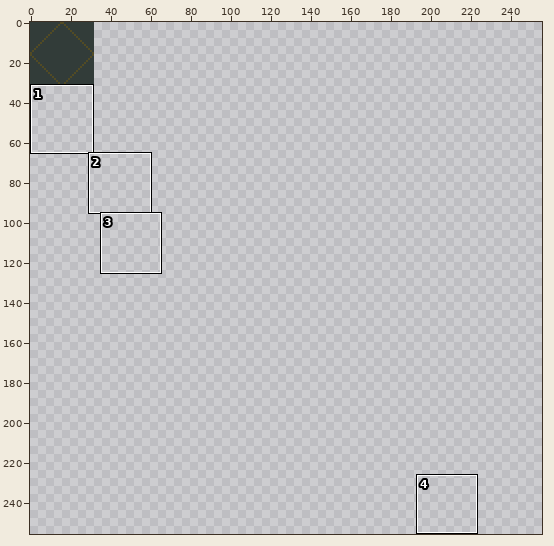
A pixel-art file gets an edit: src/assets/tileset-demo.ase. Above, an overview of the earlier version with the close-up marked.
Close-up. The starting point:
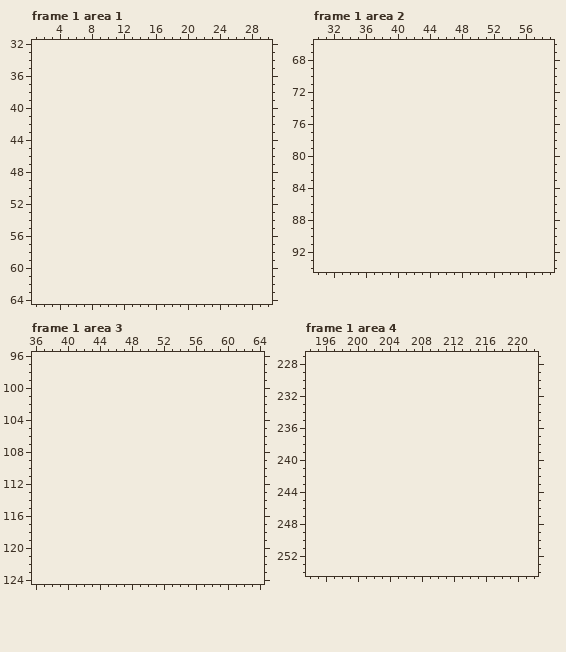
32x32 pixels, 42 frames. Shown: frame 1 area 1: x 1..30, y 32..64; frame 1 area 2: x 30..59, y 66..94; frame 1 area 3: x 36..64, y 96..124; frame 1 area 4: x 194..222, y 227..254. The old version is drawn lined up with the new one, on the new canvas. The commit also changed other frames or places, which this record leaves out.
After the commit:
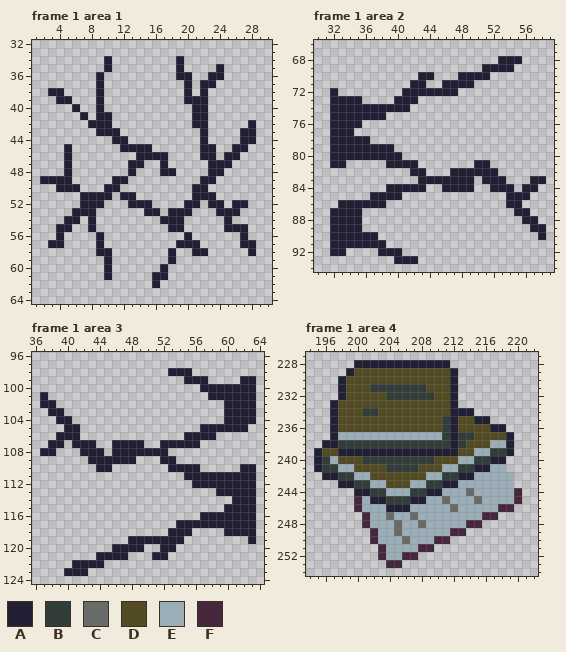
Palette (. is transparent): A #222034  B #323c39  C #696a6a  D #524b24  E #9badb7  F #45283c
Changes in this commit:
canvas 32x32 -> 256x256
--- frame 1 area 1
@@ x 1..30 @@
 33 ..............................
-34 ..............................
-35 ..............................
-36 ..............................
-37 ..............................
-38 ..............................
-39 ..............................
-40 ..............................
-41 ..............................
-42 ..............................
-43 ..............................
-44 ..............................
-45 ..............................
-46 ..............................
-47 ..............................
-48 ..............................
-49 ..............................
-50 ..............................
-51 ..............................
-52 ..............................
-53 ..............................
-54 ..............................
-55 ..............................
-56 ..............................
-57 ..............................
-58 ..............................
-59 ..............................
-60 ..............................
-61 ..............................
-62 ..............................
+34 .........A........A...........
+35 .........A........A....A......
+36 ........A.........AA..AA......
+37 ........A..........A.AA.......
+38 ..AA....A..........A.A........
+39 ...AA...A..........AAA........
+40 .....A..A...........AA........
+41 ......A.AA..........AA........
+42 .......AAA..........AA.....A..
+43 ........AAA..........A....AA..
+44 ..........AA.........A....AA..
+45 ....A......AAAA......AA..AA...
+46 ....A........AAAA....AA.AA....
+47 ....A.......AA..A.....AAA.....
+48 ....A.......A...AA....AA......
+49 .AAAA.....AA.........AA.......
+50 ...AAA...AA.........AA........
+51 ......AAAA.AA.......AAA.......
+52 ......AAA...AAA....AA.AA.AA...
+53 .....AAA......AA.AAA...AAA....
+54 ....AA.A........AAA.....A.....
+55 ...AA..A.........AA.....AAA...
+56 ...A....A..........A......A...
+57 ..AA....A.........AAA.....AA..
+58 ........AA.......A..AA.....A..
+59 .........A.......A............
+60 .........A......A.............
+61 .........A.....AA.............
+62 ...............A..............
 63 ..............................
--- frame 1 area 2
@@ x 30..59 @@
 67 ..............................
-68 ..............................
-69 ..............................
-70 ..............................
-71 ..............................
-72 ..............................
-73 ..............................
-74 ..............................
-75 ..............................
-76 ..............................
-77 ..............................
-78 ..............................
-79 ..............................
-80 ..............................
-81 ..............................
-82 ..............................
-83 ..............................
-84 ..............................
-85 ..............................
-86 ..............................
-87 ..............................
-88 ..............................
-89 ..............................
-90 ..............................
-91 ..............................
-92 ..............................
-93 ..............................
+68 .......................AAA....
+69 .....................AAAA.....
+70 .............AA...AAAA........
+71 ............AA..AAAA..........
+72 ..A........AAAAAAA............
+73 ..AAAA....AAA.................
+74 ..AAAAAAAAAA..................
+75 ..AAAAAAA.....................
+76 ..AAAA........................
+77 ..AAA.........................
+78 ..AAAAA.......................
+79 ..AAAAAAAA....................
+80 ..AAAAAAAAA...................
+81 ..AA.....AAAA.......AA........
+82 ............AA...AAAAAA.......
+83 .............AAAAAAA.AAA...AA.
+84 .........AAAAA..AAAA..AAA.AA..
+85 .......AAAA.............AAA...
+86 ...AAAAAA...............AA....
+87 ..AAAA...................AA...
+88 ..AAAA....................AA..
+89 ..AAAA.....................AA.
+90 ..AAAAAA....................A.
+91 ..AAAAAAA.....................
+92 ..AA....AAA...................
+93 ..........AAA.................
 94 ..............................
--- frame 1 area 3
@@ x 36..64 @@
  97 .............................
- 98 .............................
- 99 .............................
-100 .............................
-101 .............................
-102 .............................
-103 .............................
-104 .............................
-105 .............................
-106 .............................
-107 .............................
-108 .............................
-109 .............................
-110 .............................
-111 .............................
-112 .............................
-113 .............................
-114 .............................
-115 .............................
-116 .............................
-117 .............................
-118 .............................
-119 .............................
-120 .............................
-121 .............................
-122 .............................
-123 .............................
+ 98 .................AAA.........
+ 99 ...................AAA....AA.
+100 .....................AAAAAAA.
+101 .A....................AAAAAA.
+102 .AA.....................AAAA.
+103 ..AA....................AAAA.
+104 ...AA...................AAAA.
+105 ....AA...............AAAAAA..
+106 ...AAA.............AAAA......
+107 ..AA.AAA..AAAA..AAAAA........
+108 .AA...AAA.AAAAAAA............
+109 .......AAAAAA...AA...........
+110 ........AA.......AAAA.....AA.
+111 ...................AAAAAAAAA.
+112 ....................AAAAAAAA.
+113 .......................AAAAA.
+114 .........................AAA.
+115 ........................AAAA.
+116 .....................AAAAAAA.
+117 ..................AAAAAAAAAA.
+118 .................AAA....AAAA.
+119 ............AAAAAAA........A.
+120 ..........AAAA..AA...........
+121 ........AAAA...AA............
+122 .....AAAA....................
+123 ....AAA......................
 124 .............................
--- frame 1 area 4
@@ x 194..222 @@
 227 .............................
-228 .............................
-229 .............................
-230 .............................
-231 .............................
-232 .............................
-233 .............................
-234 .............................
-235 .............................
-236 .............................
-237 .............................
-238 .............................
-239 .............................
-240 .............................
-241 .............................
-242 .............................
-243 .............................
-244 .............................
-245 .............................
-246 .............................
-247 .............................
-248 .............................
-249 .............................
-250 .............................
-251 .............................
-252 .............................
-253 .............................
+228 ......AAAAAAAAAAAA...........
+229 .....ADDDDDDDDDDDDA..........
+230 ....ADDDDDDDDDDDDDA..........
+231 ....ADDDBBBBBBBDDDA..........
+232 ....ADDDDDBBBBBBDDA..........
+233 ...ADDDDDDDDDDDDDDA..........
+234 ...ADDDBBDDDDDDDDDAAA........
+235 ...ADDDDDDDDDDDDDBADDAA......
+236 ...ADDDDDDDDDDDDDBADDDDAA....
+237 ...AEEEEEEEEEEEEEBABBDDDDA...
+238 ..AABBBBBBBBBBBBBBABDDDEEA...
+239 .ADDAAAAAAAAAAAAAAADDEEBBA...
+240 .ABEDDDBBBBBBBBBDDDEEBBAA....
+241 .ABBEEDDDDBBBBDDDEEBBAAEE....
+242 ..AABBEEDDDDDDDEEBBAAEEEEE...
+243 ....AABBEEDDDEEBBAAEEEEEEE...
+244 ......AABBEEEBBAAEEECEEEEEF..
+245 ......FEAABBBAAEECEEECEEEEF..
+246 ......FEEEAAAEEEEECEEEEEFF...
+247 .......FEECEECEEEEEEEEFF.....
+248 .......FEEECEECEEEEEFF.......
+249 ........FEECEEEEEEFF.........
+250 ........FEEECEEEFF...........
+251 .........FEEEEFF.............
+252 .........FEEFF...............
+253 ..........FF.................
 254 .............................
Where, in picture pixels (left, top, right, bottom), the same in both close-ups:
added: (40, 56, 256, 288)
added: (330, 56, 546, 264)
added: (40, 368, 256, 576)
added: (314, 360, 522, 568)
